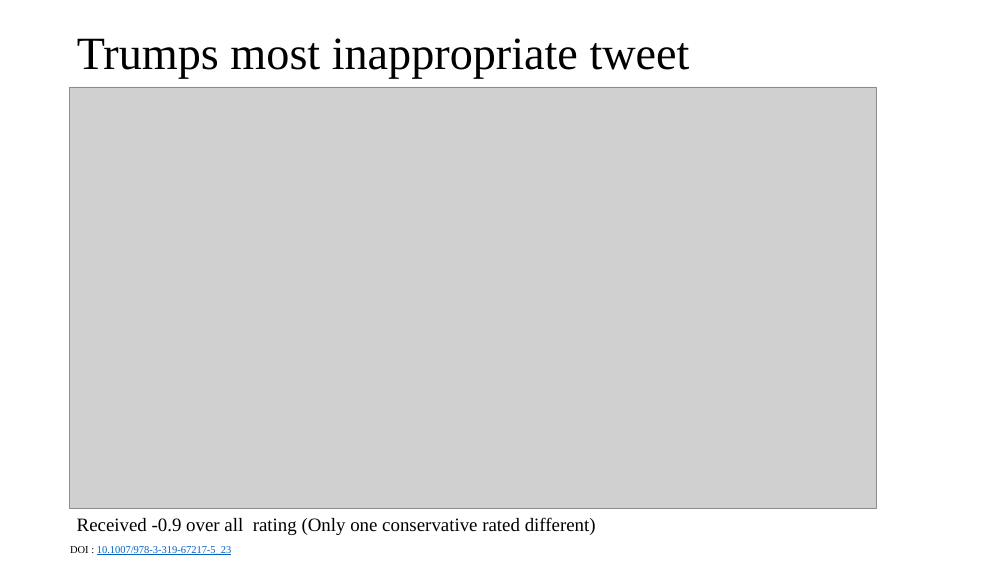
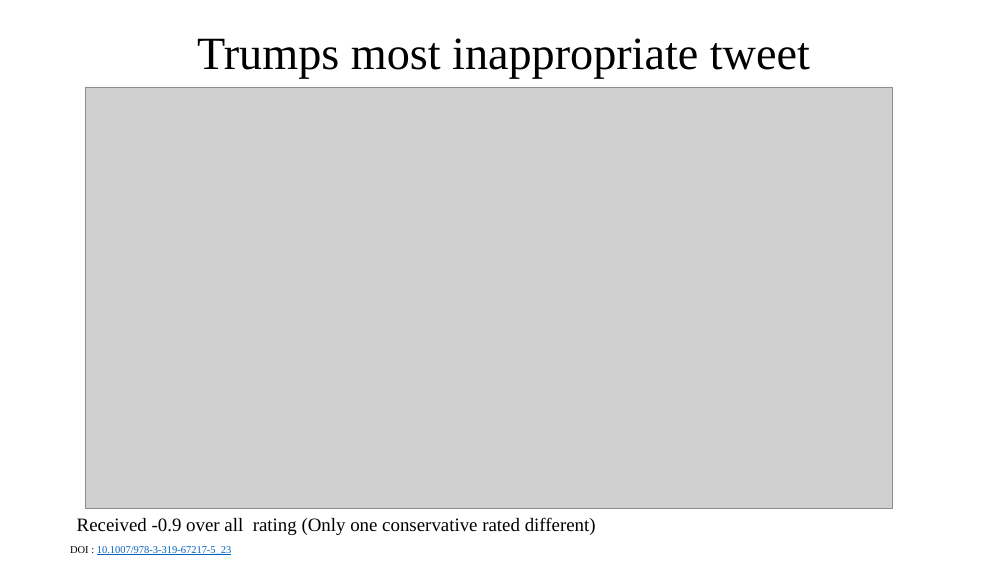
Before and after one commit to phonedude/cs895-s19, a slide deck: slide 11 of assignments/pabbisetty/week-11-presentation/week 11.pptx. Drawn at 1008x567 pixels with LibreOffice and Linux fonts; fonts in the diff are those of the drawing; grey boxes stand for pictures. Boxes give left, top, right and bottom in pixels: in the first picture for what was removed or moved away, otherwise in the second. Text is boxed around its words. In the diff, an @@ line names an element or a change of style, - is before the commit and + after.

```diff
--- a/assignments/pabbisetty/week-11-presentation/week 11.pptx
+++ b/assignments/pabbisetty/week-11-presentation/week 11.pptx
@@ title "Trumps most inappropriate tweet" at [197, 38, 810, 79]: alignment left to centre @@
@@ picture: place and size @@
-picture at [70, 87, 876, 509]
+picture at [85, 87, 892, 509]
```
Also in this commit, not shown: 14 other slides changed.
